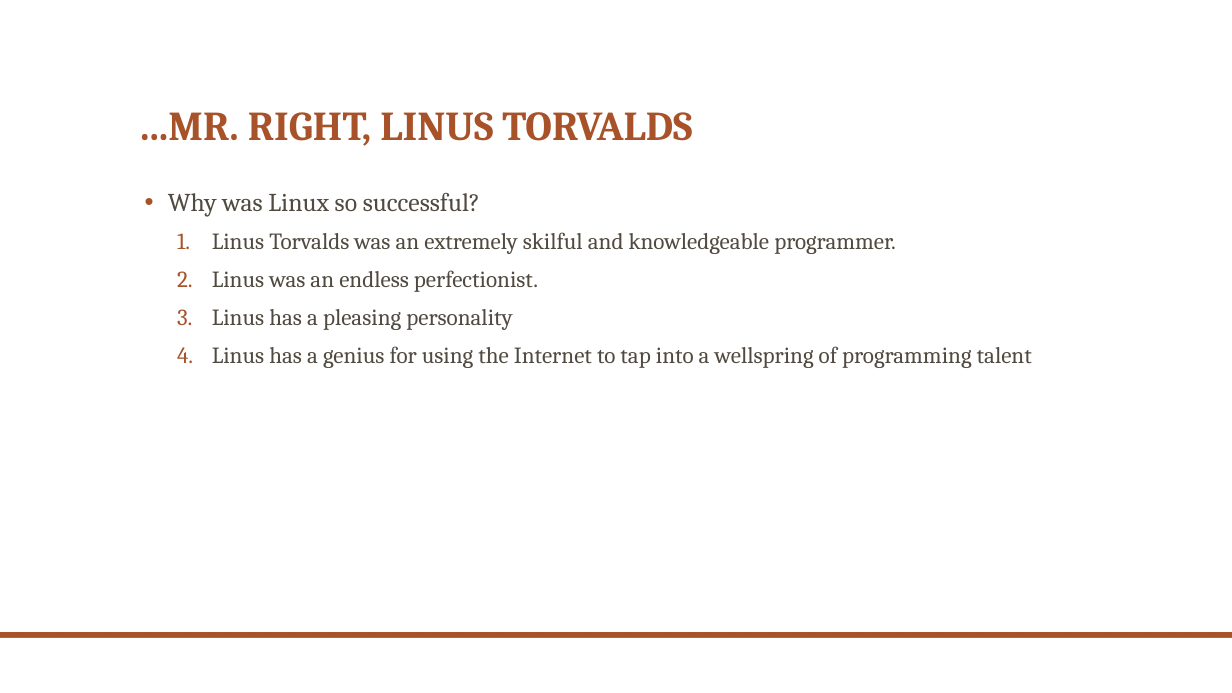
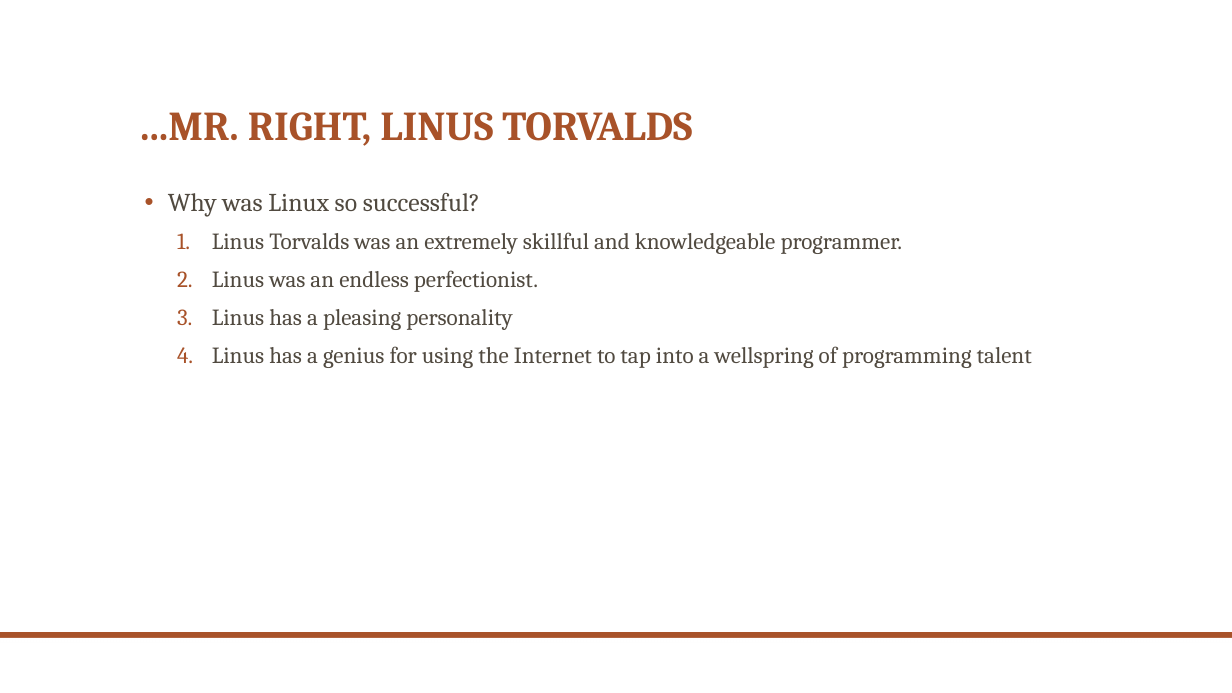
Before and after one commit to stasfire/schoolwork, a slide deck: slide 21 of CS30A - Intro to Unix-Linux/Modules/Chapter 02-What is Unix - What is Linux.pptx. Drawn at 1232x693 pixels with LibreOffice and Linux fonts; fonts in the diff are those of the drawing; background and template pictures are left out. Boxes give left, top, right and bottom in pixels: in the first picture for what was removed or moved away, otherwise in the second. Text is boxed around its words. In the diff, an @@ line names an element or a change of style, - is before the commit and + after.

```diff
--- a/CS30A - Intro to Unix-Linux/Modules/Chapter 02-What is Unix - What is Linux.pptx
+++ b/CS30A - Intro to Unix-Linux/Modules/Chapter 02-What is Unix - What is Linux.pptx
@@ text at bbox=[212, 232, 903, 254]: text changed @@
-  1. Linus Torvalds was an extremely skilful and knowledgeable programmer.
+  1. Linus Torvalds was an extremely skillful and knowledgeable programmer.
```
Also in this commit, not shown: 2 other slides changed, 3 other files.
